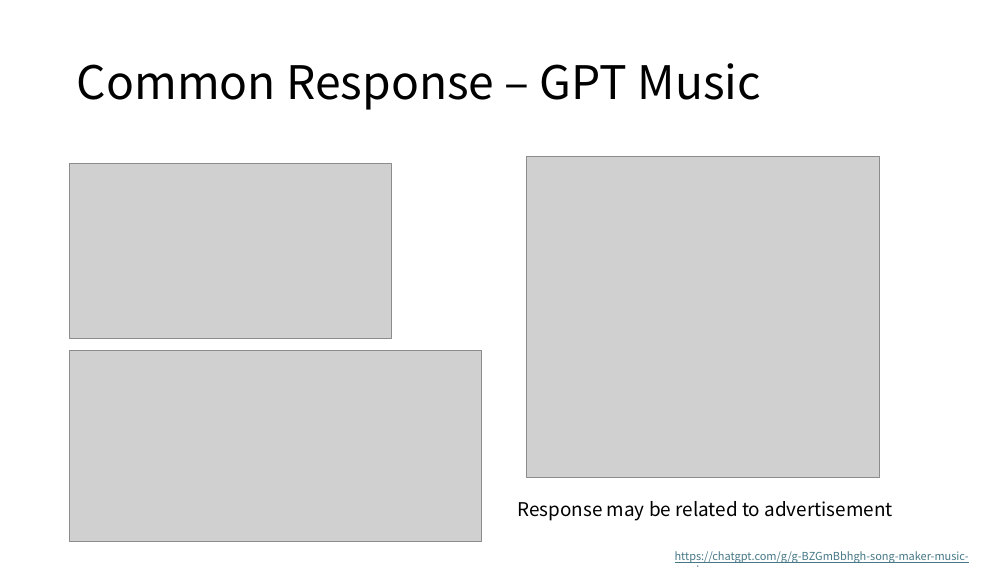
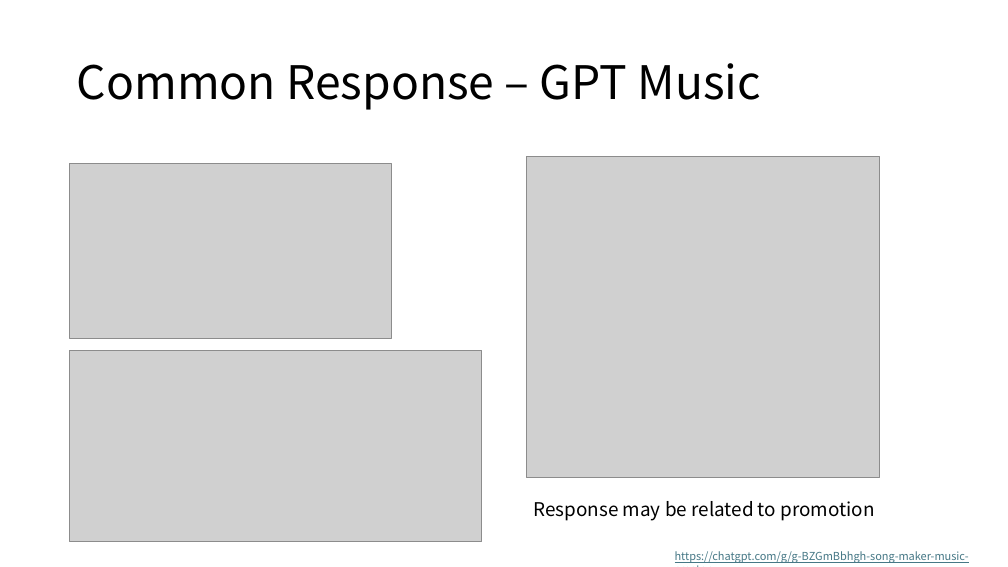
Before and after one commit to 926kaul/2024summer_IndividualStudy, a slide deck: slide 6 of 9주차/[0820] GPTs’ actions and Schema.pptx. Drawn at 1008x567 pixels with LibreOffice and Linux fonts; fonts in the diff are those of the drawing; grey boxes stand for pictures. Boxes give left, top, right and bottom in pixels: in the first picture for what was removed or moved away, otherwise in the second. Text is boxed around its words. In the diff, an @@ line names an element or a change of style, - is before the commit and + after.

Commit message:
update ppts

```diff
--- a/9주차/[0820] GPTs’ actions and Schema.pptx
+++ b/9주차/[0820] GPTs’ actions and Schema.pptx
@@ text at bbox=[534, 501, 875, 521]: text changed @@
-Response may be related to advertisement
+Response may be related to promotion
```
Also in this commit, not shown: 2 other slides changed, 5 slides added, 1 slide removed.
